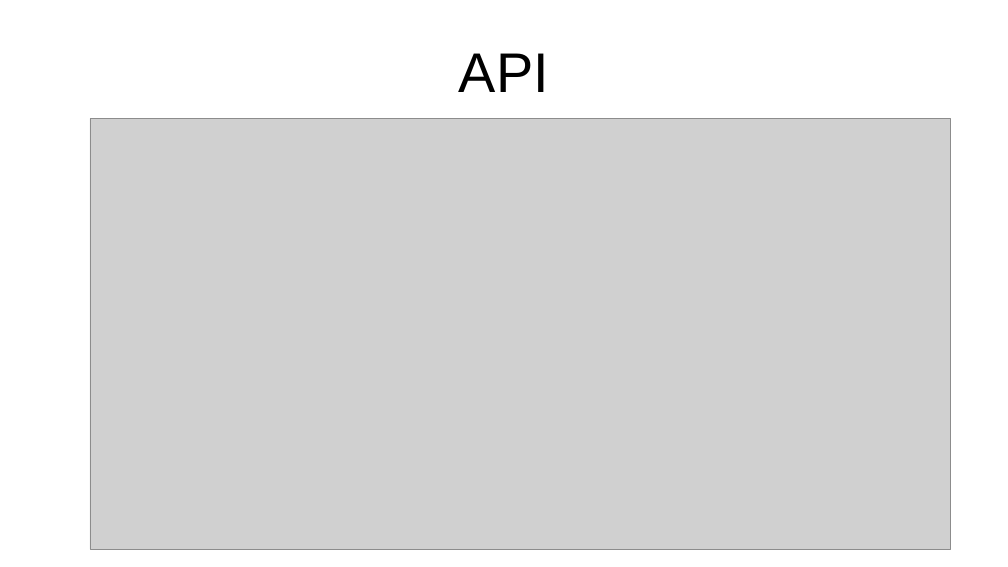
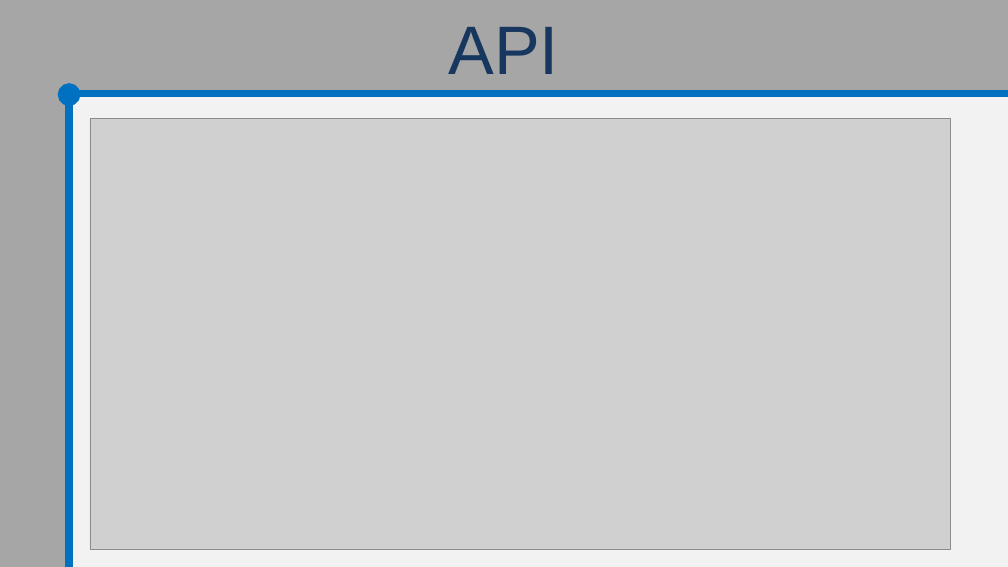
Before and after one commit to TR0NZ0D/Brazil-Career-Hub, a slide deck: slide 9 of Files/TCC - Final/Apresentacao_Final.pptx (slide 7 before the commit). Drawn at 1008x567 pixels with LibreOffice and Linux fonts; fonts in the diff are those of the drawing; grey boxes stand for pictures. Boxes give left, top, right and bottom in pixels: in the first picture for what was removed or moved away, otherwise in the second. Text is boxed around its words. In the diff, an @@ line names an element or a change of style, - is before the commit and + after.

```diff
--- a/Files/TCC - Final/Apresentacao_Final.pptx
+++ b/Files/TCC - Final/Apresentacao_Final.pptx
@@ background #FFFFFF to #F2F2F2 @@
@@ rectangle added at (x1=0, y1=16, x2=70, y2=567), fill #A6A6A6 @@
@@ rectangle added at (x1=0, y1=0, x2=1008, y2=92), fill #A6A6A6 @@
@@ text "API" moved from (x1=459, y1=53, x2=549, y2=92) to (x1=449, y1=27, x2=559, y2=74) @@
@@ text "API" at (x1=449, y1=27, x2=559, y2=74): size 44 to 54 pt, text colour #000000 to #17375E @@
@@ arrow added from (70, 567) to (70, 94), #0070C0 6 pt @@
@@ line added from (1008, 93) to (70, 93), #0070C0 6 pt @@
```
Also in this commit, not shown: 7 other slides changed, 5 slides added, 3 slides removed.
